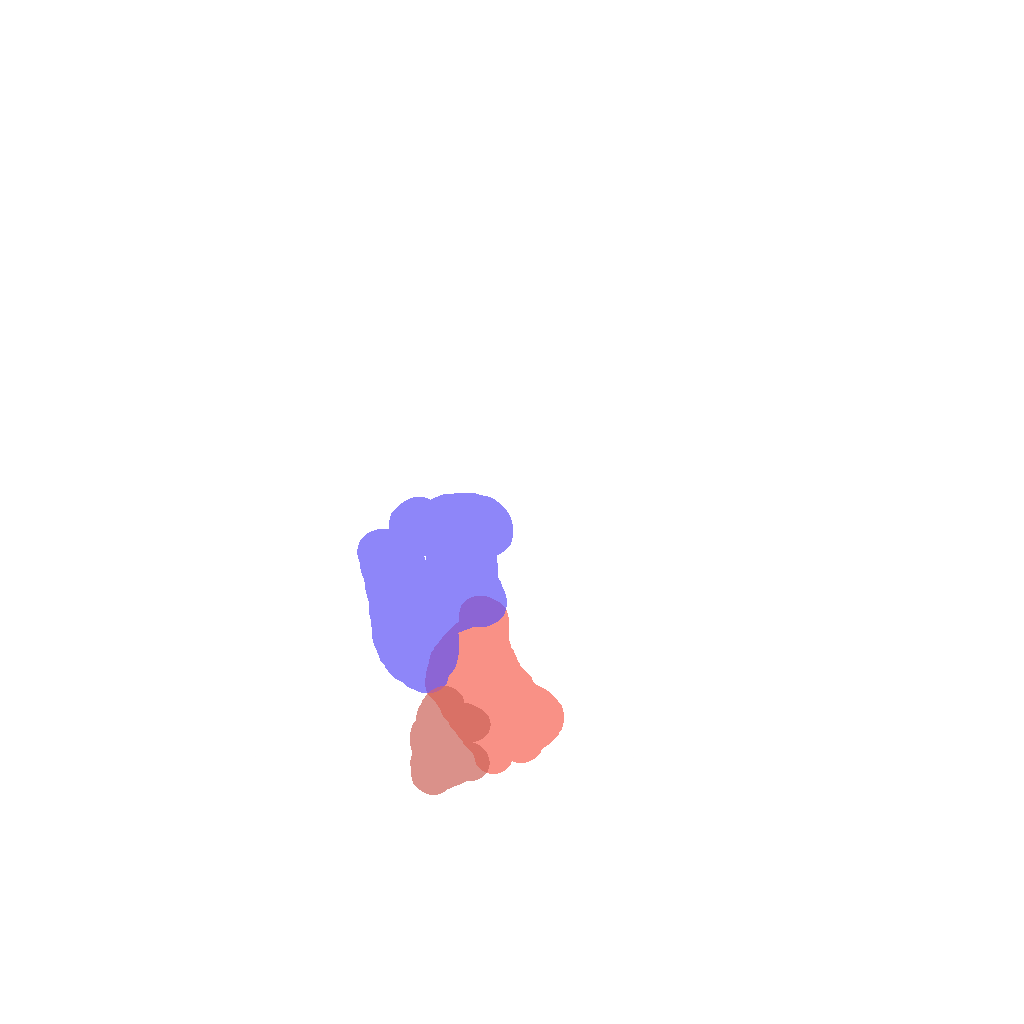
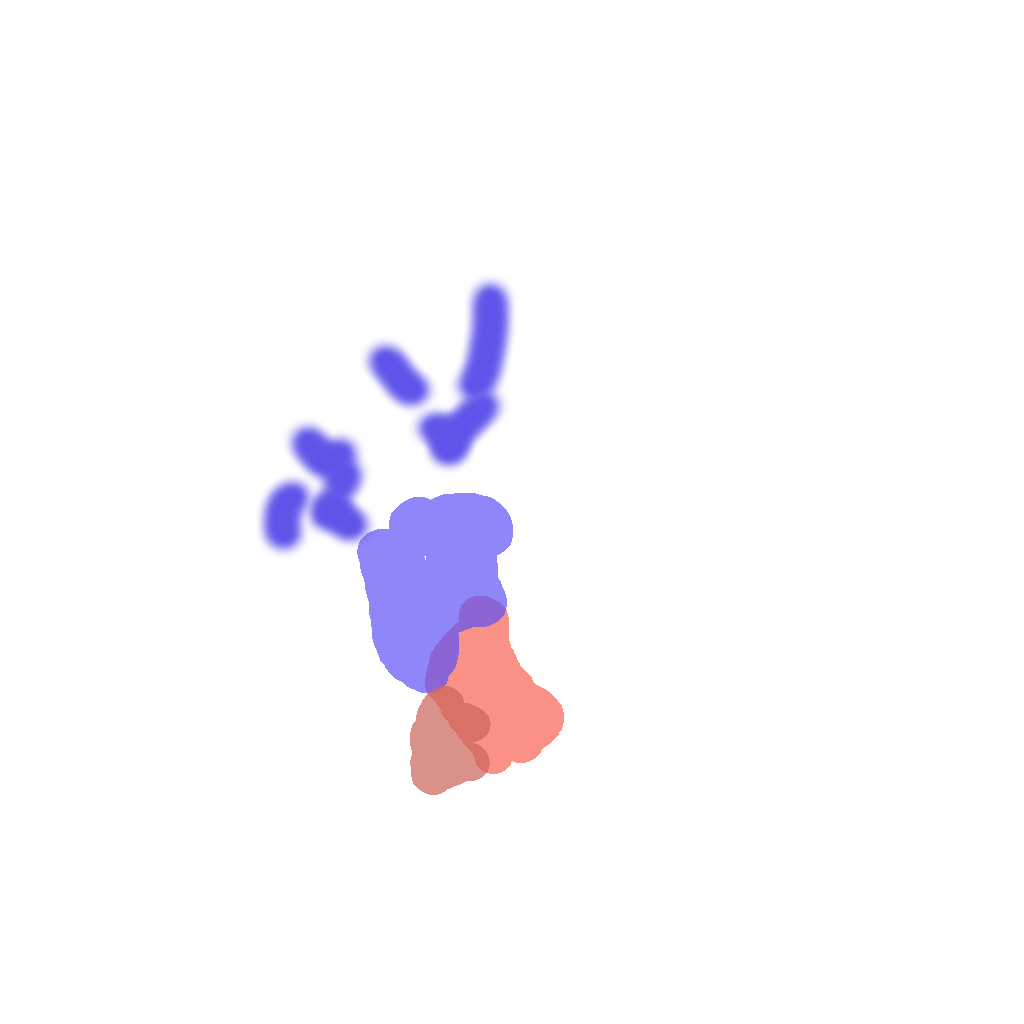
Layers edited between the first and the second 1024px x 1024px image:
painted on "ritmica" over [256, 273, 517, 559]
